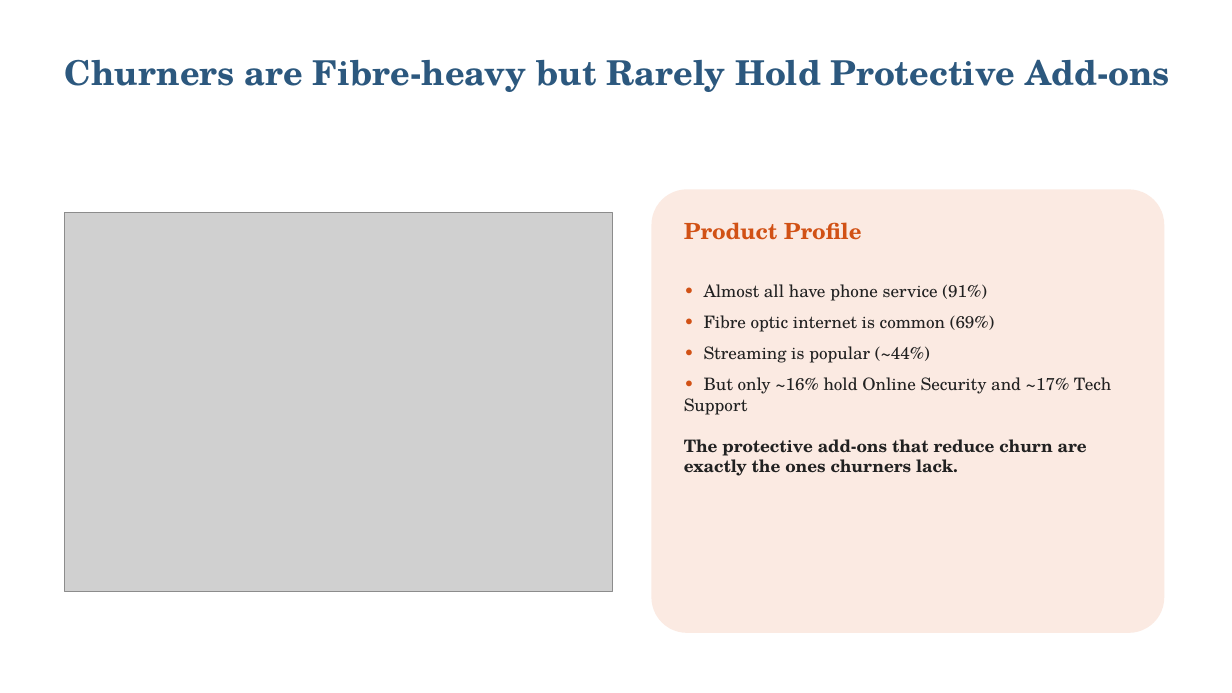
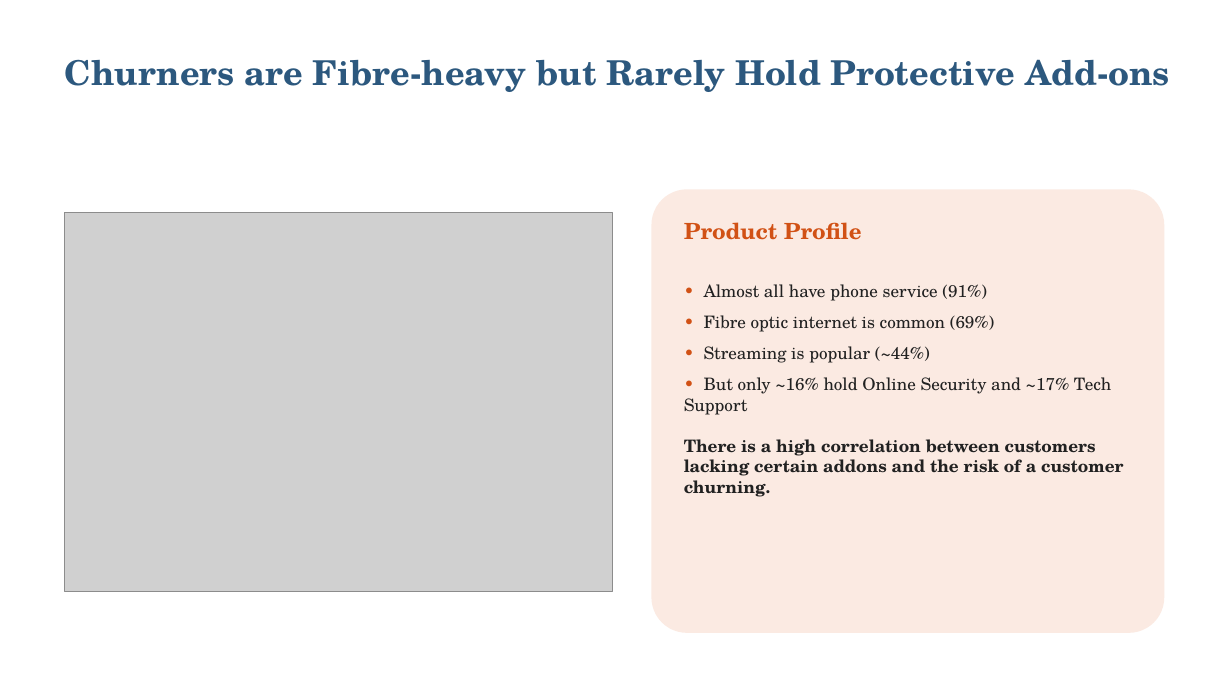
Before and after one commit to Sai-Bolla/SwanTeleco, a slide deck: slide 7 of SwanTeleco.pptx. Drawn at 1232x693 pixels with LibreOffice and Linux fonts; fonts in the diff are those of the drawing; grey boxes stand for pictures. Boxes give left, top, right and bottom in pixels: in the first picture for what was removed or moved away, otherwise in the second. Text is boxed around its words. In the diff, an @@ line names an element or a change of style, - is before the commit and + after.

```diff
--- a/SwanTeleco.pptx
+++ b/SwanTeleco.pptx
@@ text at (x1=684, y1=439, x2=1123, y2=497): text changed @@
-The protective add-ons that reduce churn are exactly the ones churners lack.
+There is a high correlation between customers lacking certain addons and the risk of a customer churning.
```
Also in this commit, not shown: 11 other slides changed.
